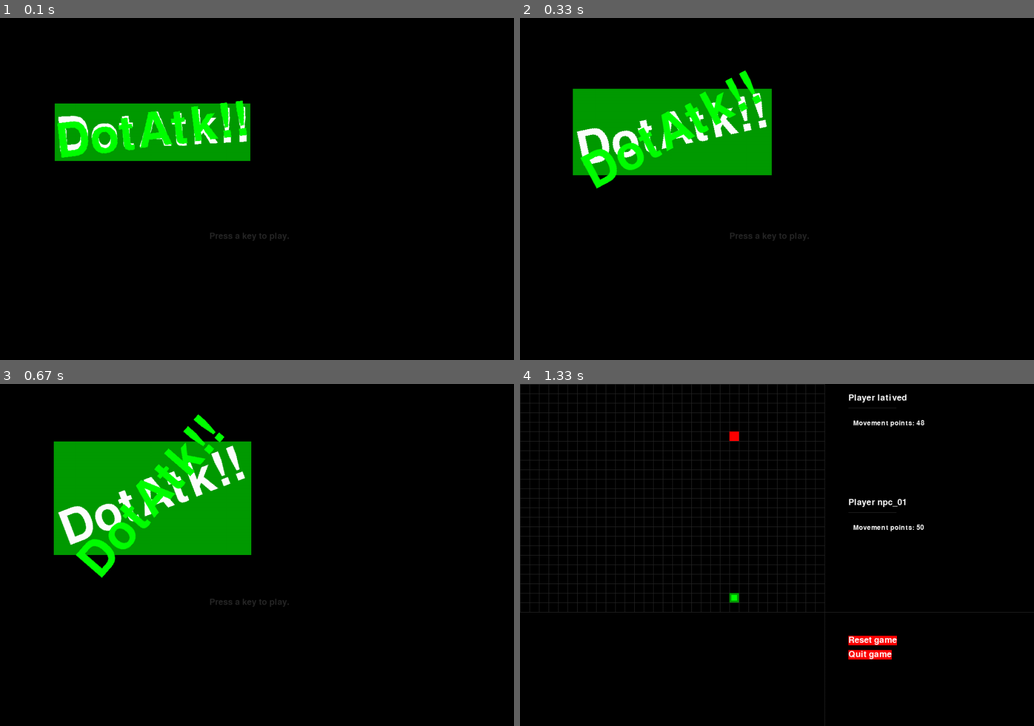
Above: before the commit, frames 1-4 (two rows, left to right).
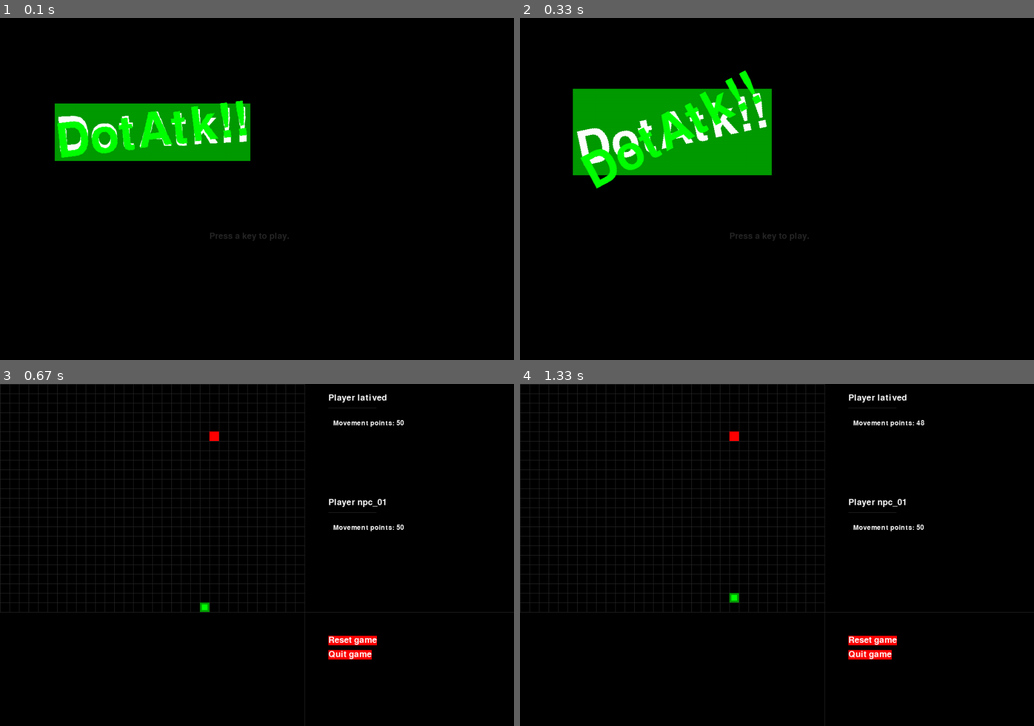
Above: after the commit, the same moments.

Repository: latived/ia2-p1
Game: pygame game, started from game.py
Same seed, same stepped clock (60 frames per second), same inputs: the game is played once before the commit and once after it.
Inputs:
- Up to frame 1 (0.1 s): no input
- Up to frame 2 (0.33 s): no input
- Up to frame 3 (0.67 s): tap Enter at 0.33 s
- Up to frame 4 (1.33 s): hold Right 0.67-1.13 s; hold Up from 1.17 s (still down); hold W from 1.17 s (still down)

Frames 1-2 are identical in both runs. In frame 3, 16% of the frame differs, in the area x 0-100%, y 0-81%; in frame 4, nothing differs.

Commit message:
Fixed initial necessity for movement.

Diff:
--- a/game.py
+++ b/game.py
@@ -64,10 +64,12 @@
     dotPlayer = Player('latived', getRandomLocation(), 100, 50, None)
     npcPlayer = Player('npc_01', getRandomLocation(), 100, 50, None)
 
+    gameStarted = False  # inhibit necessity for one move before the game starts
+
     while True: # main game loop
-        direction = None
-
-        while not direction:
+        direction = None  # inhibit continuous movement
+
+        while gameStarted and not direction:
             for event in pygame.event.get(): # event handling loop
                 if event.type == QUIT:
                     terminate()
@@ -83,12 +85,13 @@
                     elif event.key == K_ESCAPE:
                         terminate()
 
+        gameStarted = True  # not necessary anymore after the game starts
+
         # move the dot by adding a segment in the direction it is moving
-        move(direction, dotPlayer.position)
+        if move(direction, dotPlayer.position):  # only false at first game start
+            dotPlayer.movement_points -= 1
 
         print(dotPlayer.position)
-
-        dotPlayer.movement_points -= 1
 
         DISPLAYSURF.fill(BGCOLOR)
         drawGrid()
@@ -101,6 +104,10 @@
 
 
 def move(direction, dotPosition):
+
+    if not direction:
+        return False
+
     if direction == UP:
         dotPosition['y'] -= 1
     elif direction == DOWN:
@@ -123,6 +130,8 @@
     if dotPosition['y'] == CELLHEIGHT:
         dotPosition['y'] = CELLHEIGHT - 1
 
+    return True
+
 
 def drawPressKeyMsg():
     pressKeySurf = BASICFONT.render('Press a key to play.', True, DARKGRAY)
